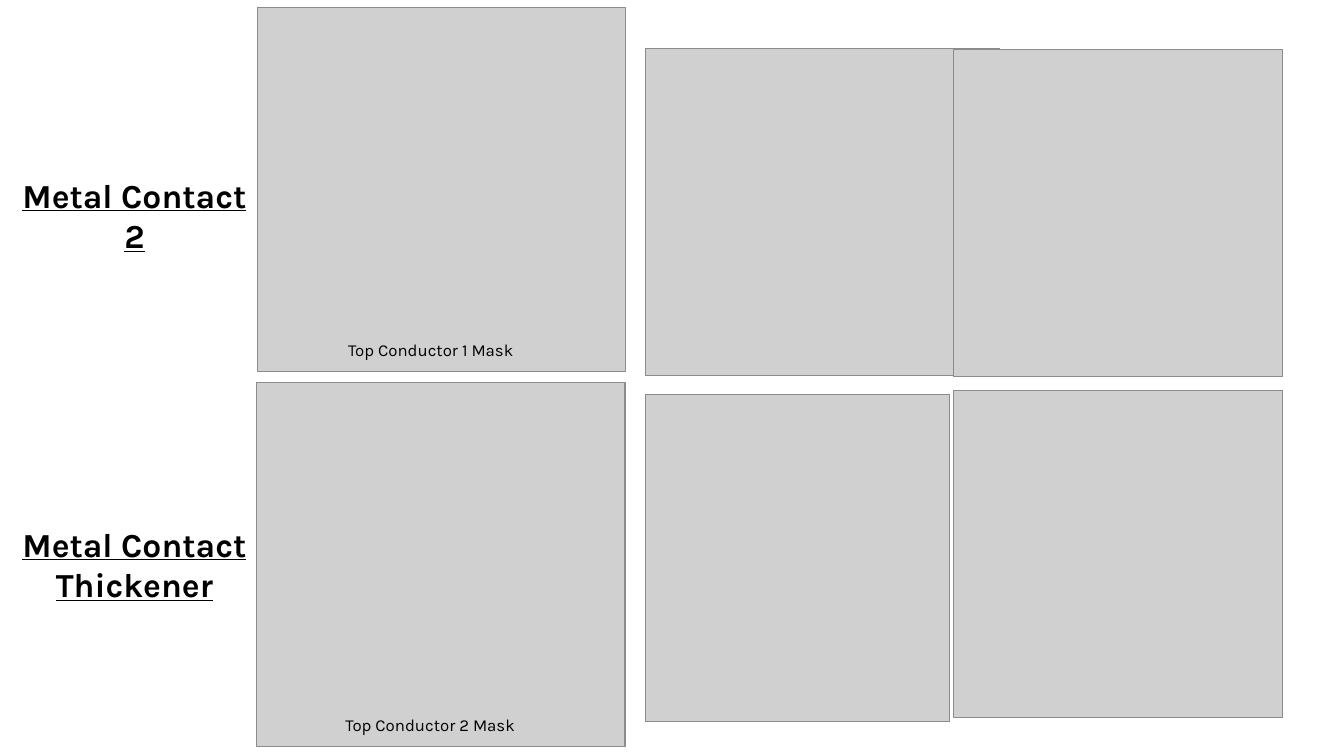
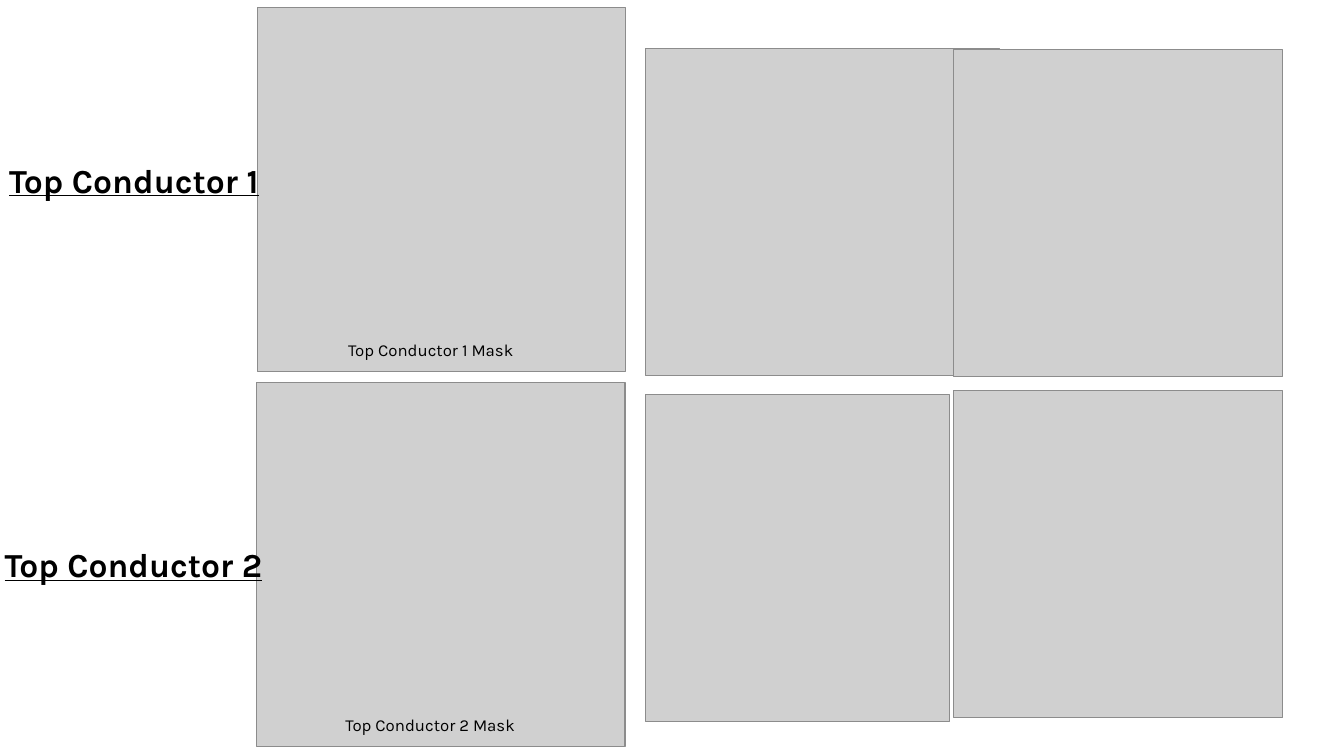
Before and after one commit to barajasalfredo13/Amorphous-Selenium-Vertical-Design, a slide deck: slide 5 of z.ReadMeAssets/ASeGrapheneDetector.pptx (slide 4 before the commit). Drawn at 1344x756 pixels with LibreOffice and Linux fonts; fonts in the diff are those of the drawing; grey boxes stand for pictures. Boxes give left, top, right and bottom in pixels: in the first picture for what was removed or moved away, otherwise in the second. Text is boxed around its words. In the diff, an @@ line names an element or a change of style, - is before the commit and + after.

```diff
--- a/z.ReadMeAssets/ASeGrapheneDetector.pptx
+++ b/z.ReadMeAssets/ASeGrapheneDetector.pptx
@@ text at (9,163,259,202): text changed @@
-Metal Contact 2
+Top Conductor 1
@@ text removed at (22,534,246,601) @@
-Metal Contact
-Thickener
@@ text added at (5,547,262,586), 24 pt, text #000000, bold, underline @@
+Top Conductor 2
```
Also in this commit, not shown: 2 other slides changed, 6 other files.
